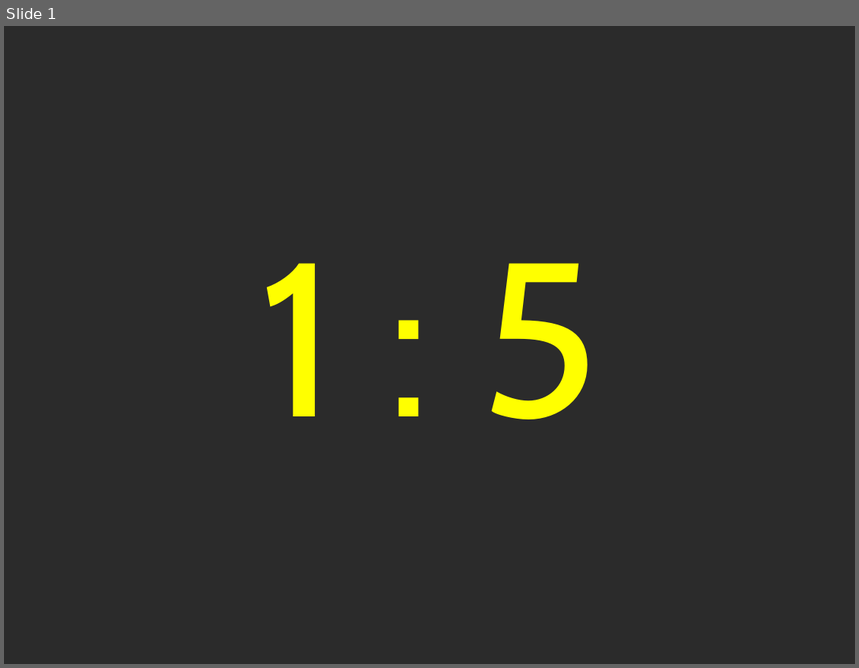
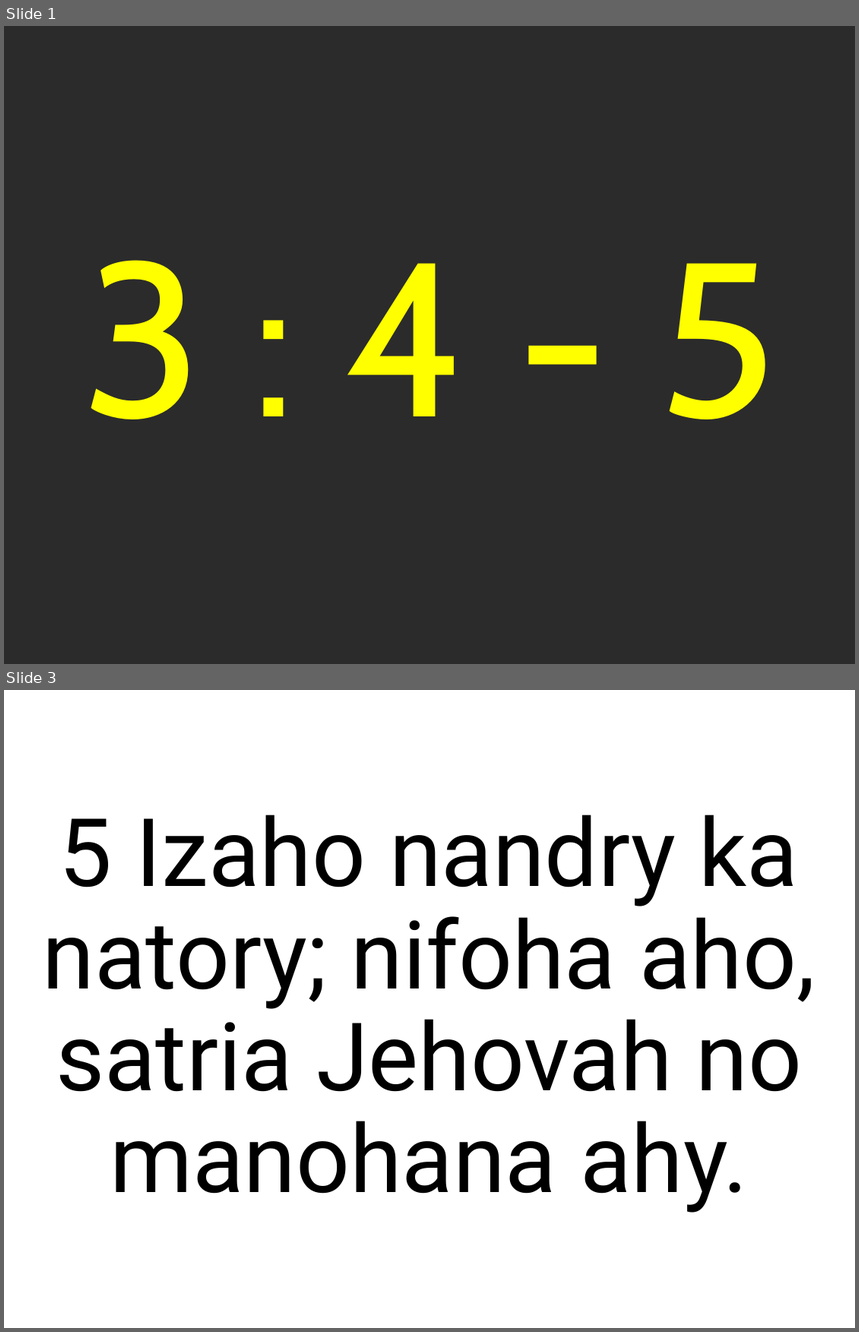
Before and after one commit to tsioryrovantsoa/baiboly-to-powerpoint, a slide deck: test.pptx. Shown one above the other, each under a label of ours: slide 1 before the commit, slides 1 and 3 after it; the slides between them are not shown. The pictures are 859x668 and 859x1332 pixels, drawn with LibreOffice and Linux fonts; fonts in the diff are those of the drawing; background and template pictures are left out; a plain dark background stands for a picture behind light text. Boxes give left, top, right and bottom in pixels: in the first picture for what was removed or moved away, otherwise in the second. Text is boxed around its words. In the diff, an @@ line names an element or a change of style, - is before the commit and + after.

```diff
--- a/test.pptx
+++ b/test.pptx
@@ slide 3 added at [4, 690, 855, 1328], background picture (left out) @@
@@ title added at [43, 815, 815, 1213], 80 pt, text #000000 @@
+5 Izaho nandry ka natory; nifoha aho, satria Jehovah no manohana ahy.
@@ slide 1 changed as well @@
@@ title at [82, 260, 777, 420]: text changed @@
-Nomery
-1 : 5
+Salamo
+3 : 4 - 5
```
Also in this commit, not shown: 1 other slide changed, 3 other files.
